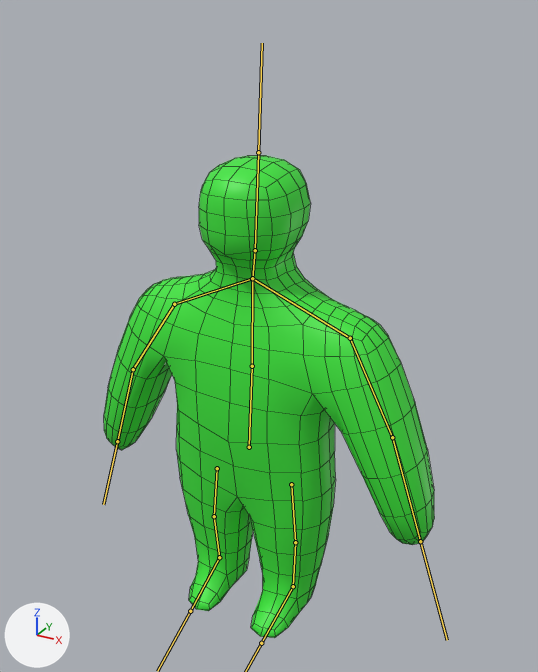
The FBX model GMTK2025/Assets/GMTK2025/Models/human.fbx as it was, and as the next commit left it.
Before and after are seen from a 50 mm lens placed at (1.24, -2.12, 2.28), pointed at (-0.02, 0.16, 1.14). The lights are fixed; the arrows at lower left show +X, +Y and +Z. The bones that bend it are drawn over the model as lines. Mesh edges are drawn as thin lines.
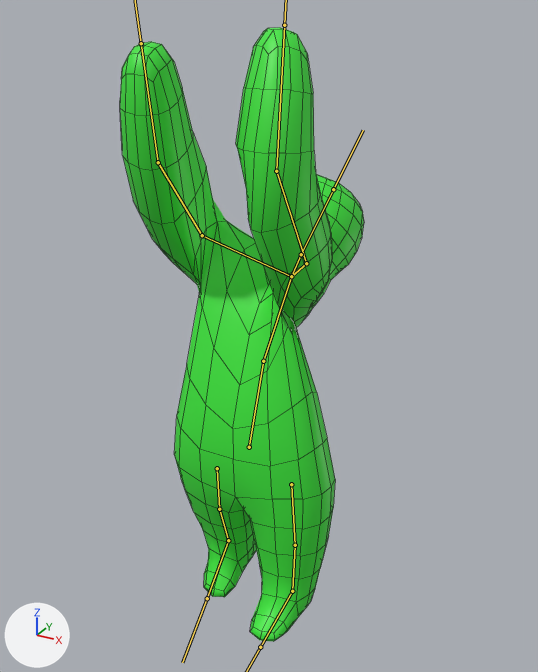
The newer file adds an action. The first version stands in its rest pose; the second is drawn at frame 1 of the action 'Armature|openChest'.

Pixel boxes (x1, y1, x2, y2) of what changed, in the pictures (538 x 672 px):
```json
{"object": "Cube", "change": "posed", "before": [104, 156, 434, 638], "after": [120, 27, 364, 642], "on screen": "26% narrower, 28% taller"}
{"bone": "Pelvis", "before": "(249, 447) to (252, 366)", "after": "(249, 447) to (263, 361)"}
{"bone": "MiddleSpine", "before": "(252, 366) to (252, 278)", "after": "(263, 361) to (291, 276)"}
{"bone": "Bone.002", "before": "(252, 278) to (350, 338)", "after": "(291, 276) to (306, 263)"}
{"bone": "LeftArm", "before": "(350, 338) to (392, 437)", "after": "(306, 263) to (276, 171)"}
{"bone": "LeftElbow", "before": "(392, 437) to (420, 541)", "after": "(276, 171) to (284, 25)"}
{"bone": "Bone.008", "before": "(252, 278) to (174, 304)", "after": "(291, 276) to (202, 235)"}
{"bone": "RightArm", "before": "(174, 304) to (133, 369)", "after": "(202, 235) to (158, 162)"}
{"bone": "RightElbow", "before": "(133, 369) to (117, 441)", "after": "(158, 162) to (141, 43)"}
{"bone": "Head", "before": "(255, 250) to (258, 152)", "after": "(301, 254) to (333, 189)"}
{"bone": "LeftHip", "before": "(291, 484) to (295, 542)", "after": "(291, 484) to (295, 545)"}
{"bone": "RightHip", "before": "(217, 468) to (214, 516)", "after": "(217, 468) to (219, 509)"}
```

Scene script edits in JSON lines:
```json
{"block": "bone_pelvis", "where": "bone_pelvis = bpy.data.objects['Armature'].pose.bones['Pelvis']"}
{"op": "set", "path": "bone_pelvis.rotation_quaternion", "old": "(1.0, 0.0, 0.0, 0.0)", "new": "(0.991, -0.135, -0.001, 0.003)", "note": "degrees (0, 0, 0) -> degrees (-16, 0, 0)"}
{"block": "bone_middlespine", "where": "bone_middlespine = bpy.data.objects['Armature'].pose.bones['MiddleSpine']  # child of 'Pelvis'"}
{"op": "set", "path": "bone_middlespine.rotation_quaternion", "old": "(1.0, 0.0, 0.0, 0.0)", "new": "(0.989, -0.145, -0.022, -0.026)", "note": "degrees (0, 0, 0) -> degrees (-17, -3, -3)"}
{"block": "bone_bone_002", "where": "bone_bone_002 = bpy.data.objects['Armature'].pose.bones['Bone.002']  # child of 'MiddleSpine'"}
{"op": "set", "path": "bone_bone_002.rotation_quaternion", "old": "(1.0, 0.0, 0.0, 0.0)", "new": "(0.776, 0.478, -0.393, -0.123)", "note": "degrees (0, 0, 0) -> degrees (74, -29, -41)"}
{"block": "bone_leftarm", "where": "bone_leftarm = bpy.data.objects['Armature'].pose.bones['LeftArm']  # child of 'Bone.002'"}
{"op": "set", "path": "bone_leftarm.rotation_quaternion", "old": "(1.0, 0.0, 0.0, 0.0)", "new": "(0.913, 0.365, 0.022, 0.181)", "note": "degrees (0, 0, 0) -> degrees (43, -5, 20)"}
{"block": "bone_leftelbow", "where": "bone_leftelbow = bpy.data.objects['Armature'].pose.bones['LeftElbow']  # child of 'LeftArm'"}
{"op": "set", "path": "bone_leftelbow.rotation_quaternion", "old": "(1.0, 0.0, 0.0, 0.0)", "new": "(0.906, 0.276, 0.262, 0.188)", "note": "degrees (0, 0, 0) -> degrees (40, 22, 32)"}
{"block": "bone_bone_008", "where": "bone_bone_008 = bpy.data.objects['Armature'].pose.bones['Bone.008']  # child of 'MiddleSpine'"}
{"op": "set", "path": "bone_bone_008.rotation_quaternion", "old": "(1.0, 0.0, 0.0, 0.0)", "new": "(0.739, 0.343, 0.576, -0.065)", "note": "degrees (0, 0, 0) -> degrees (77, 64, 42)"}
{"block": "bone_rightarm", "where": "bone_rightarm = bpy.data.objects['Armature'].pose.bones['RightArm']  # child of 'Bone.008'"}
{"op": "set", "path": "bone_rightarm.rotation_quaternion", "old": "(1.0, 0.0, 0.0, 0.0)", "new": "(0.933, 0.19, 0.193, 0.237)", "note": "degrees (0, 0, 0) -> degrees (28, 16, 32)"}
{"block": "bone_rightelbow", "where": "bone_rightelbow = bpy.data.objects['Armature'].pose.bones['RightElbow']  # child of 'RightArm'"}
{"op": "set", "path": "bone_rightelbow.rotation_quaternion", "old": "(1.0, 0.0, 0.0, 0.0)", "new": "(0.979, 0.19, 0.042, -0.056)", "note": "degrees (0, 0, 0) -> degrees (22, 6, -5)"}
{"block": "bone_head", "where": "bone_head = bpy.data.objects['Armature'].pose.bones['Head']  # child of 'Neck'"}
{"op": "set", "path": "bone_head.rotation_quaternion", "old": "(1.0, 0.0, 0.0, 0.0)", "new": "(0.965, -0.162, -0.194, 0.066)", "note": "degrees (0, 0, 0) -> degrees (-21, -21, 12)"}
{"block": "bone_lefthip", "where": "bone_lefthip = bpy.data.objects['Armature'].pose.bones['LeftHip']"}
{"op": "set", "path": "bone_lefthip.rotation_quaternion", "old": "(1.0, 0.0, 0.0, 0.0)", "new": "(1.0, 0.009, -0.002, -0.022)", "note": "degrees (0, 0, 0) -> degrees (1, 0, -3)"}
{"block": "bone_righthip", "where": "bone_righthip = bpy.data.objects['Armature'].pose.bones['RightHip']"}
{"op": "set", "path": "bone_righthip.rotation_quaternion", "old": "(1.0, 0.0, 0.0, 0.0)", "new": "(0.994, -0.044, -0.038, -0.09)", "note": "degrees (0, 0, 0) -> degrees (-5, -5, -10)"}
```
